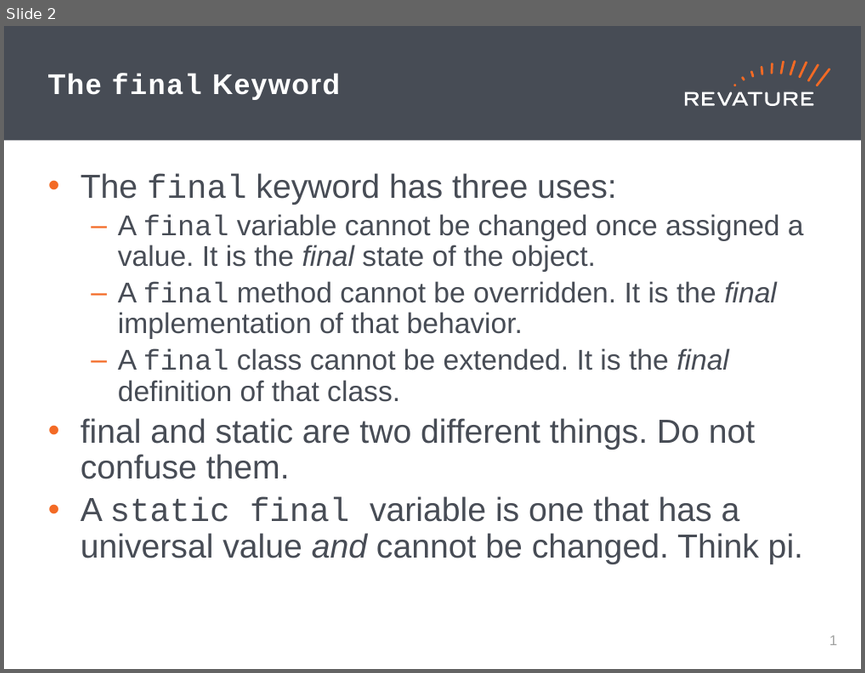
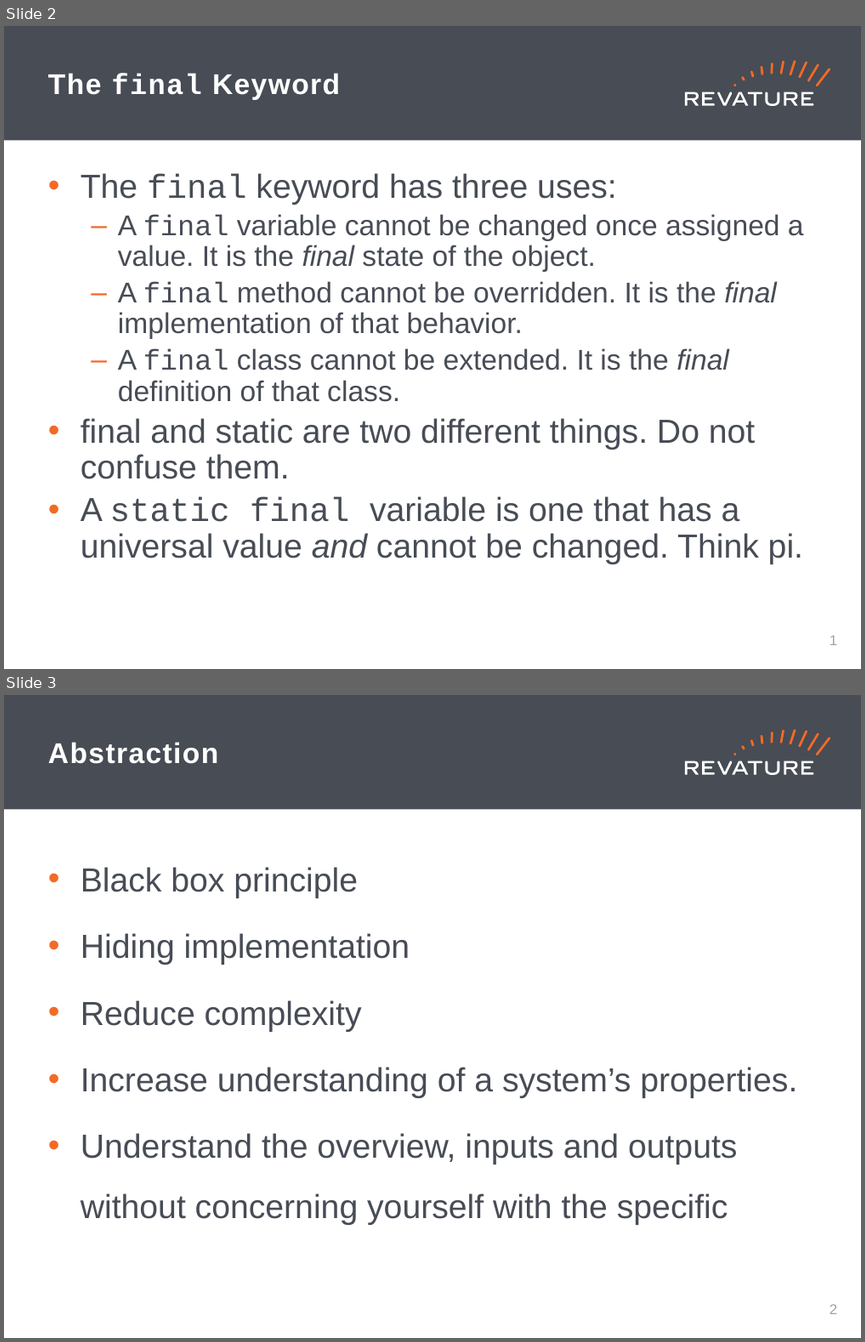
Before and after one commit to brynportella/RAP-210308, a slide deck: PPT/Day_14.pptx. Shown one above the other, each under a label of ours: slide 2 before the commit, slides 2 and 3 after it. The pictures are 865x673 and 865x1342 pixels, drawn with LibreOffice and Linux fonts; fonts in the diff are those of the drawing. Boxes give left, top, right and bottom in pixels: in the first picture for what was removed or moved away, otherwise in the second. Text is boxed around its words. In the diff, an @@ line names an element or a change of style, - is before the commit and + after.

```diff
--- a/PPT/Day_14.pptx
+++ b/PPT/Day_14.pptx
@@ slide 3 added at (x1=4, y1=695, x2=861, y2=1338), background #FFFFFF; not listed: 19 template elements that a slide beside it also shows @@
@@ title added at (x1=48, y1=742, x2=218, y2=764), 24 pt, text #FFFFFF, bold @@
+Abstraction
@@ text added at (x1=80, y1=867, x2=797, y2=1225), 28 pt, text #474C55 @@
+• Black box principle
+• Hiding implementation
+• Reduce complexity
+• Increase understanding of a system’s properties.
+• Understand the overview, inputs and outputs without concerning yourself with the specific
@@ page number added at (x1=829, y1=1304, x2=837, y2=1314), 12 pt, text #A0A1A0 @@
+2
```
Also in this commit, not shown: 10 other slides added, 13 other files.
